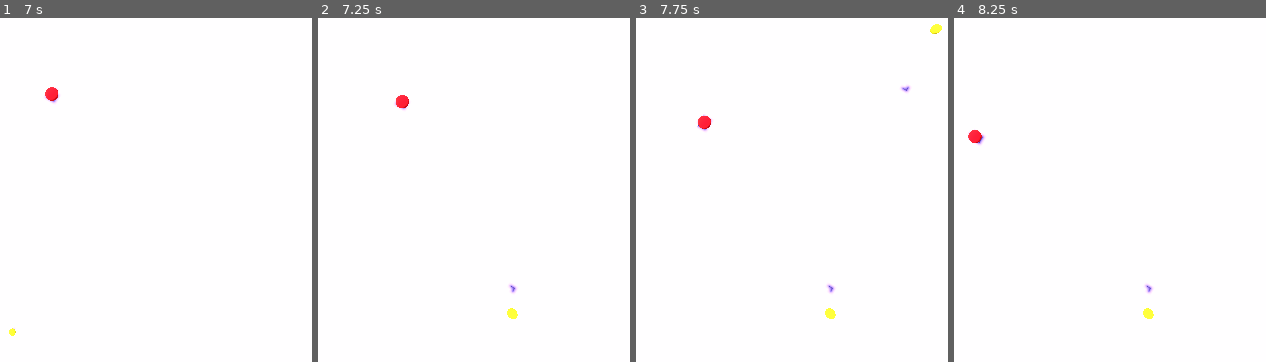
Above: before the commit, frames 1-4 (left to right).
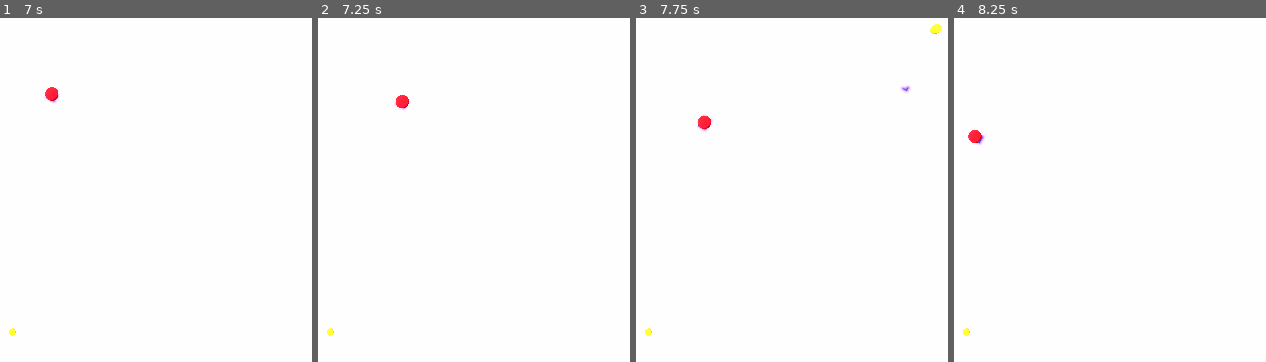
Above: after the commit, the same moments.

Repository: xHappyface/greed-arena
Game: Godot game, scene res://scene/game.tscn
Same seed, same stepped clock (60 frames per second), same inputs: the game is played once before the commit and once after it.
Inputs (mouse positions are in pixels of both pictures, inside the frame that each line leads up to):
- Up to frame 1 (7 s): tap Enter at 0.5, 2, 5.75 s; move the mouse to (193, 128) at 0.52 s; click (193, 128) at 0.67 s; tap Space at 1.25, 2.75, 6.5 s; move the mouse to (outside the picture) at 1.27 s; click (outside the picture) at 1.42 s; move the mouse to (118, 48) at 2.02 s; click (118, 48) at 2.17 s; move the mouse to (21, 248) at 2.77 s; click (21, 248) at 2.92 s; move the mouse to (246, 224) at 3.52 s; click (246, 224) at 3.67 s; move the mouse to (outside the picture) at 4.27 s; click (outside the picture) at 4.42 s; move the mouse to (84, 152) at 5.02 s; click (84, 152) at 5.17 s; move the mouse to (outside the picture) at 5.77 s; click (outside the picture) at 5.92 s; move the mouse to (193, 128) at 6.52 s; click (193, 128) at 6.67 s
- Up to frame 2 (7.25 s): no input
- Up to frame 3 (7.75 s): move the mouse to (outside the picture) at 7.27 s; click (outside the picture) at 7.42 s
- Up to frame 4 (8.25 s): move the mouse to (1072, 48) at 8.02 s; click (1072, 48) at 8.17 s

Frame 1 is identical in both runs. In frame 2, 0.2% of the frame differs, in the area x 2-65%, y 77-93%; in frame 3, 0.2%; in frame 4, 0.2%.

Commit message:
fixed coin tossing scene

Diff:
--- a/scene/coin.tscn
+++ /dev/null
@@ -1,87 +0,0 @@
-[gd_scene load_steps=9 format=3 uid="uid://dh02gckei7buf"]
-
-[ext_resource type="Script" path="res://scripts/coin.gd" id="1_xy8v6"]
-
-[sub_resource type="Curve3D" id="Curve3D_luxo7"]
-_data = {
-"points": PackedVector3Array(0, 0, 0, 0, 12, 0, 0, 0, 0, 0, 8, 0, 0, 0, 0, 25, 0, -25),
-"tilts": PackedFloat32Array(0, 0)
-}
-point_count = 2
-
-[sub_resource type="StandardMaterial3D" id="StandardMaterial3D_3g3ui"]
-albedo_color = Color(1, 1, 0, 1)
-
-[sub_resource type="SphereMesh" id="SphereMesh_omwb7"]
-material = SubResource("StandardMaterial3D_3g3ui")
-radius = 0.25
-height = 0.5
-
-[sub_resource type="CylinderShape3D" id="CylinderShape3D_oqehb"]
-height = 1.0
-radius = 0.25
-
-[sub_resource type="Animation" id="Animation_lhurs"]
-length = 0.001
-tracks/0/type = "value"
-tracks/0/imported = false
-tracks/0/enabled = true
-tracks/0/path = NodePath("PathFollow3D:progress_ratio")
-tracks/0/interp = 1
-tracks/0/loop_wrap = true
-tracks/0/keys = {
-"times": PackedFloat32Array(0),
-"transitions": PackedFloat32Array(1),
-"update": 0,
-"values": [1.0]
-}
-
-[sub_resource type="Animation" id="Animation_hopdm"]
-resource_name = "toss"
-length = 1.2
-step = 0.1
-tracks/0/type = "value"
-tracks/0/imported = false
-tracks/0/enabled = true
-tracks/0/path = NodePath("PathFollow3D:progress_ratio")
-tracks/0/interp = 2
-tracks/0/loop_wrap = true
-tracks/0/keys = {
-"times": PackedFloat32Array(0, 1.2),
-"transitions": PackedFloat32Array(1, 1),
-"update": 0,
-"values": [0.0, 1.0]
-}
-
-[sub_resource type="AnimationLibrary" id="AnimationLibrary_pfg6h"]
-_data = {
-"RESET": SubResource("Animation_lhurs"),
-"toss": SubResource("Animation_hopdm")
-}
-
-[node name="Path3D" type="Path3D"]
-curve = SubResource("Curve3D_luxo7")
-script = ExtResource("1_xy8v6")
-
-[node name="PathFollow3D" type="PathFollow3D" parent="."]
-transform = Transform3D(0.999976, 0, 0, 0, 0.999967, 0, 0, 0, 0.999976, 24.9901, 0.275748, -24.9901)
-progress = 41.5373
-rotation_mode = 0
-loop = false
-
-[node name="Coin" type="Area3D" parent="PathFollow3D"]
-transform = Transform3D(1.00001, 0, 0, 0, 1.00001, 0, 0, 0, 1, 0, 0, 0)
-
-[node name="MeshInstance3D" type="MeshInstance3D" parent="PathFollow3D/Coin"]
-transform = Transform3D(1, 0, 0, 0, 1, 0, 0, 0, 1, 0, 0.25, 0)
-mesh = SubResource("SphereMesh_omwb7")
-
-[node name="CollisionShape3D" type="CollisionShape3D" parent="PathFollow3D/Coin"]
-transform = Transform3D(1, 0, 0, 0, 1, 0, 0, 0, 1, 0, 0.5, 0)
-shape = SubResource("CylinderShape3D_oqehb")
-
-[node name="AnimationPlayer" type="AnimationPlayer" parent="."]
-libraries = {
-"": SubResource("AnimationLibrary_pfg6h")
-}
-autoplay = "toss"
--- a/scene/coin_toss.tscn
+++ b/scene/coin_toss.tscn
@@ -3,6 +3,7 @@
 [ext_resource type="Script" path="res://scripts/coin.gd" id="1_q75nw"]
 
 [sub_resource type="Curve3D" id="Curve3D_rh4cb"]
+resource_local_to_scene = true
 _data = {
 "points": PackedVector3Array(0, 0, 0, 0, 12, 0, 0, 0, 0, 0, 8, 0, 0, 0, 0, 0, 0, -25),
 "tilts": PackedFloat32Array(0, 0)
@@ -32,7 +33,7 @@
 tracks/0/keys = {
 "times": PackedFloat32Array(0),
 "transitions": PackedFloat32Array(1),
-"update": 0,
+"update": 1,
 "values": [0.0]
 }
 
@@ -60,6 +61,7 @@
 }
 
 [node name="Path3D" type="Path3D"]
+top_level = true
 curve = SubResource("Curve3D_rh4cb")
 script = ExtResource("1_q75nw")
 
--- a/scripts/coin.gd
+++ b/scripts/coin.gd
@@ -1,14 +1,10 @@
 extends Path3D
-class_name CoinToss
+class_name Coin
 
 @onready var coin: Area3D = $PathFollow3D/Coin
 @onready var toss_point: PathFollow3D = $PathFollow3D
-@onready var anim_player: AnimationPlayer = $AnimationPlayer
 
 var player: Player = null
-
-func _ready() -> void:
-	player = get_parent().get_parent().find_child("Player")
 
 func _physics_process(delta: float) -> void:
 	if player and coin.overlaps_body(player):
--- a/scripts/level.gd
+++ b/scripts/level.gd
@@ -1,16 +1,20 @@
 extends Node3D
 class_name Level
 
+@onready var coin_toss_scene: PackedScene = preload("res://scene/coin_toss.tscn")
 @onready var arena: StaticBody3D = $Arena
+@onready var tosser: Node3D = $Tosser
+@onready var player: Player = $Player
 
 func _on_coin_spawner_timeout() -> void:
-	var coin_toss_scene: PackedScene = preload("res://scene/coin_toss.tscn")
 	var arena_mesh: MeshInstance3D = arena.find_child("MeshInstance3D")
 	var spawn_point: Vector3 = Vector3(randf_range(-arena_mesh.mesh.size.x / 2.0, arena_mesh.mesh.size.x / 2.0), \
 	  0.0, randf_range(-arena_mesh.mesh.size.y / 2.0, arena_mesh.mesh.size.y / 2.0))
 	if coin_toss_scene.can_instantiate():
 		var coin_toss: Path3D = coin_toss_scene.instantiate()
-		$Tosser.add_child(coin_toss)
-		coin_toss.curve.set("point_1/position", Vector3(-$Tosser.global_position) + spawn_point)
+		tosser.add_child(coin_toss)
+		coin_toss.position = tosser.position
+		coin_toss.curve.set("point_1/position", -tosser.position + spawn_point)
 		print("spawn: %s\ntarget: %s\n" % [coin_toss.global_position, \
 		  coin_toss.curve.get("point_1/position")])
+		coin_toss.player = player
